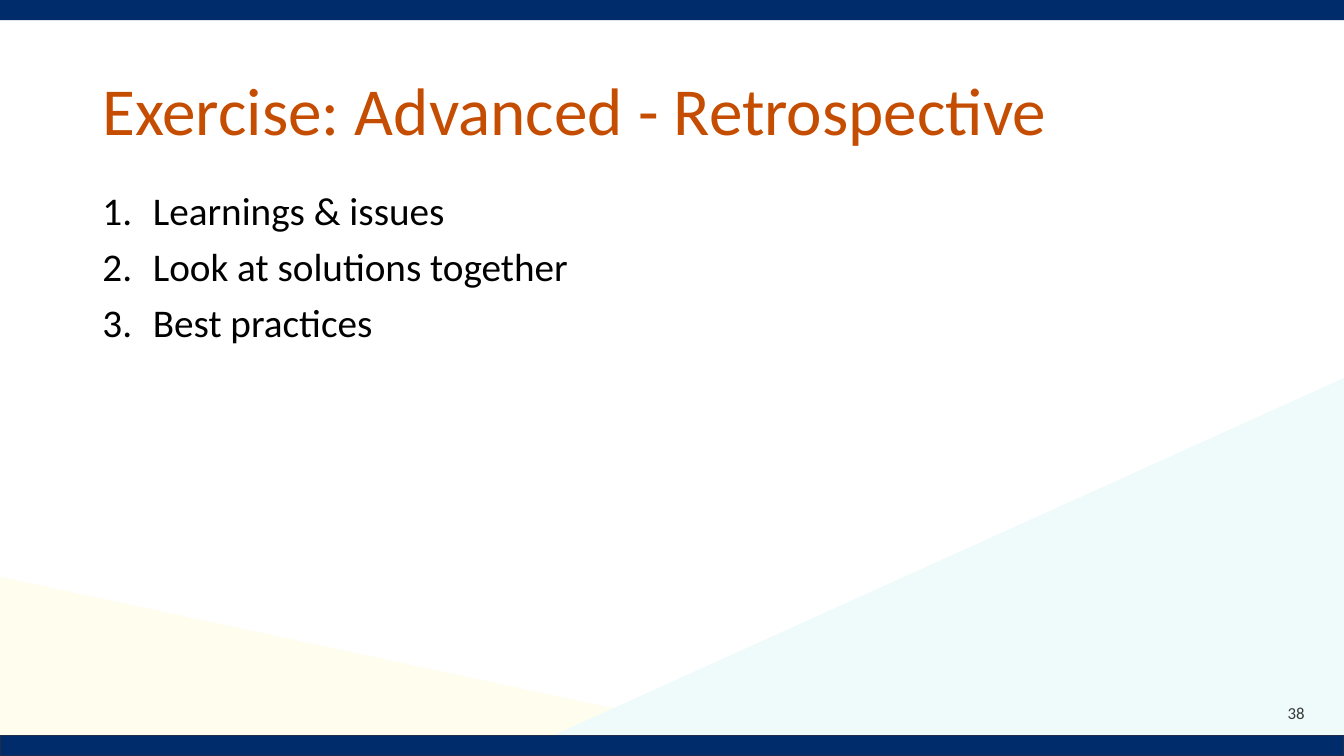
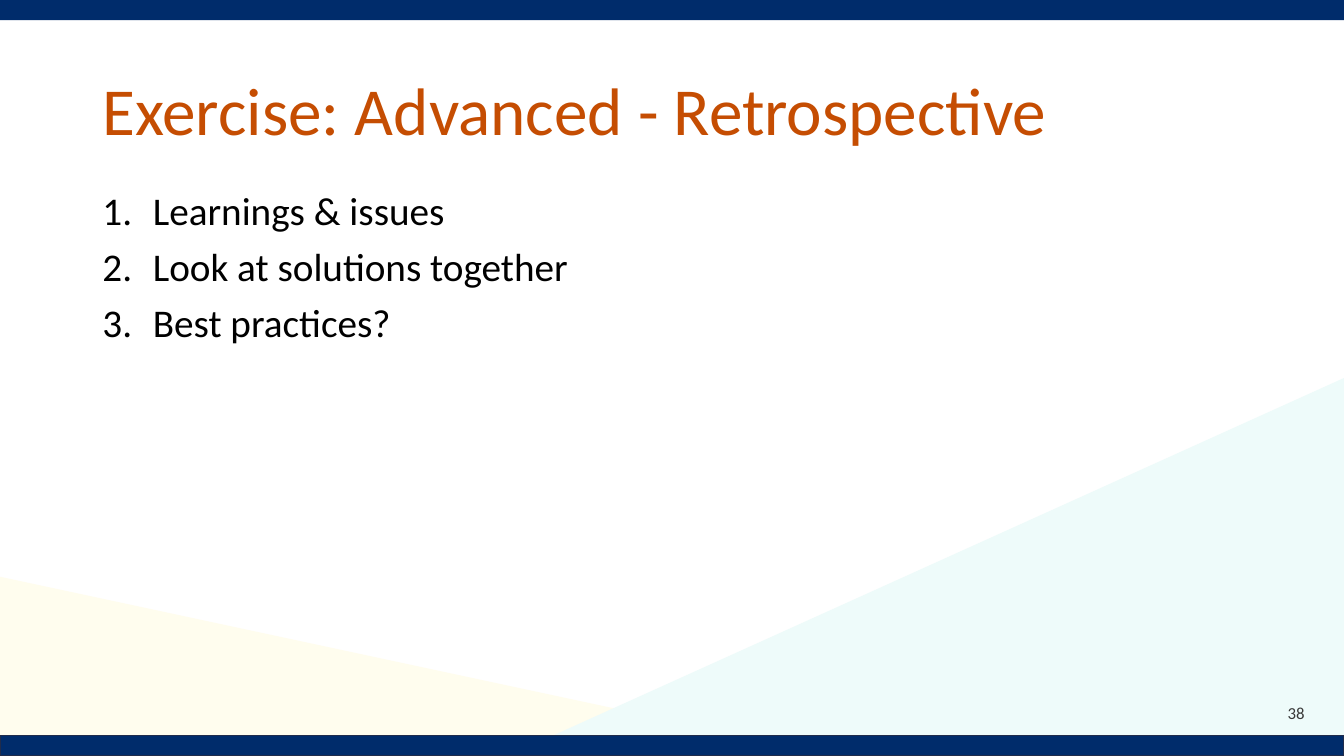
Before and after one commit to Notalib/workshop-containerisation, a slide deck: slide 38 of Containerisation_workshop.pptx. Drawn at 1344x756 pixels with LibreOffice and Linux fonts; fonts in the diff are those of the drawing; background and template pictures are left out. Boxes give left, top, right and bottom in pixels: in the first picture for what was removed or moved away, otherwise in the second. Text is boxed around its words. In the diff, an @@ line names an element or a change of style, - is before the commit and + after.

```diff
--- a/Containerisation_workshop.pptx
+++ b/Containerisation_workshop.pptx
@@ text at (x1=153, y1=310, x2=390, y2=344): text changed @@
-3. Best practices
+3. Best practices?
```
Also in this commit, not shown: 6 other slides changed.
